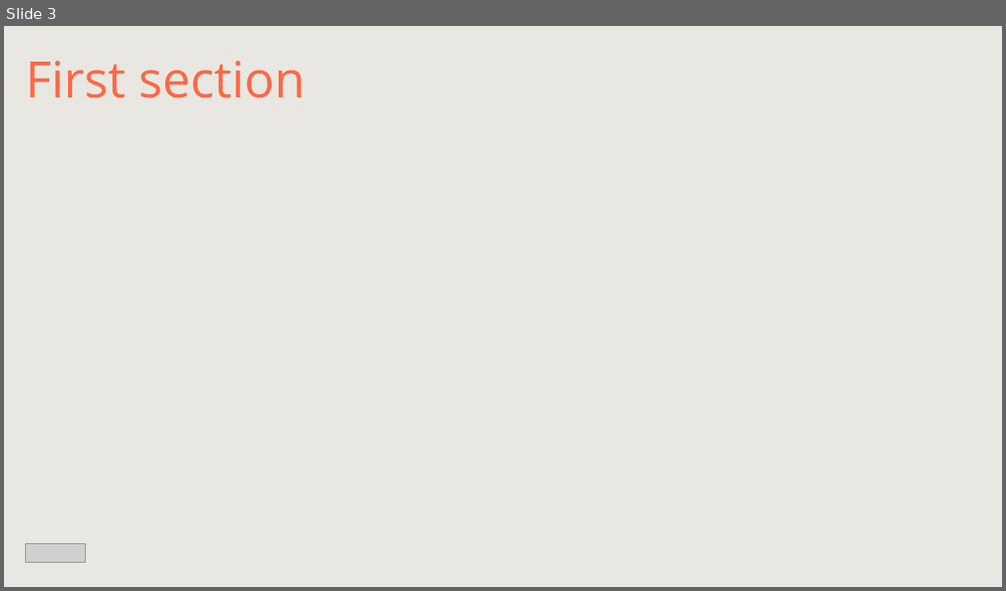
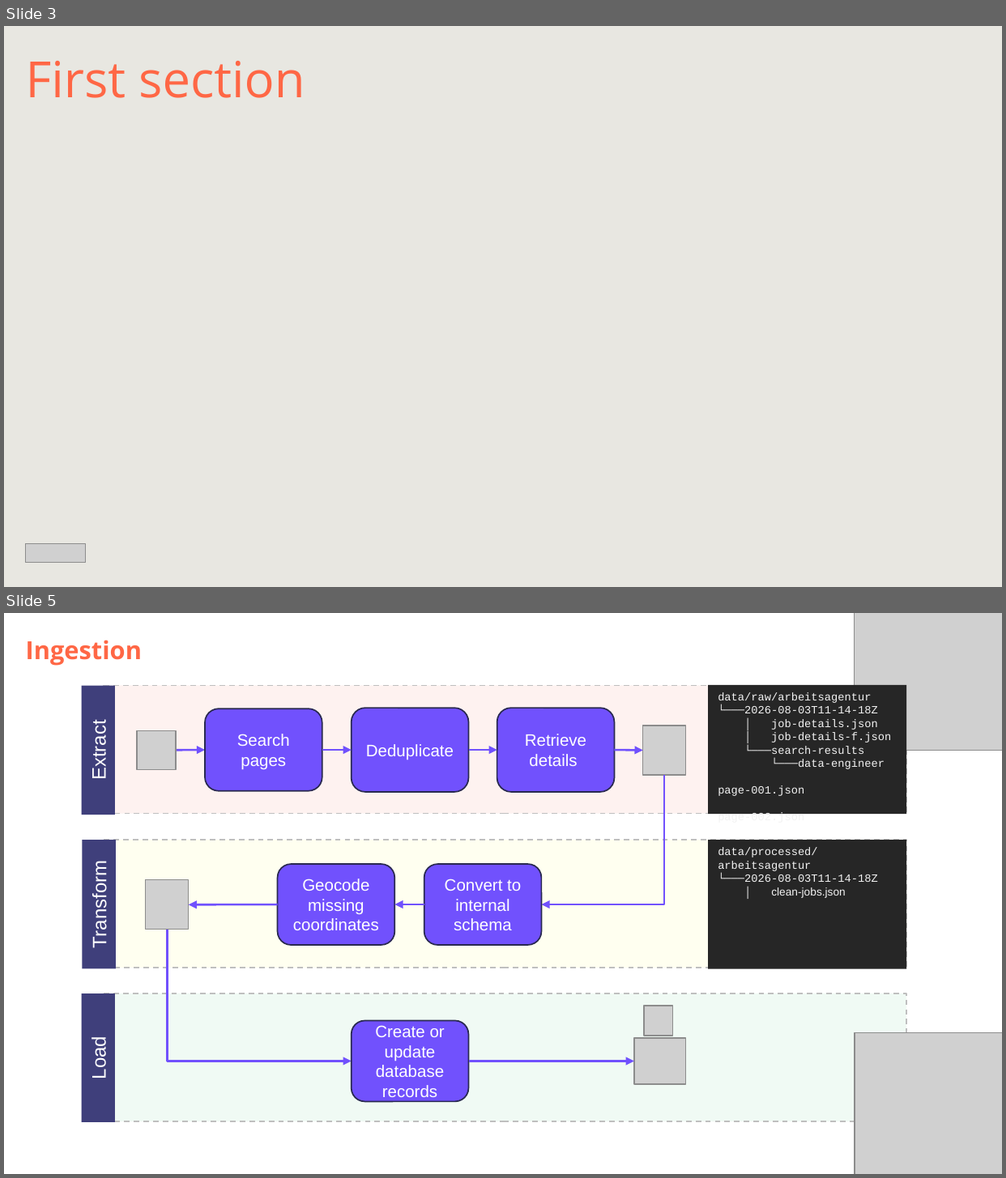
Before and after one commit to DataScientest-Studio/jun26bde-job-market, a slide deck: docs/defence/Defence.pptx. Shown one above the other, each under a label of ours: slide 3 before the commit, slides 3 and 5 after it; the slides between them are not shown. The pictures are 1006x591 and 1006x1178 pixels, drawn with LibreOffice and Linux fonts; fonts in the diff are those of the drawing; grey boxes stand for pictures; background and template pictures are left out. Boxes give left, top, right and bottom in pixels: in the first picture for what was removed or moved away, otherwise in the second. Text is boxed around its words. In the diff, an @@ line names an element or a change of style, - is before the commit and + after.

```diff
--- a/docs/defence/Defence.pptx
+++ b/docs/defence/Defence.pptx
@@ slide 5 added at (x1=4, y1=613, x2=1002, y2=1174), background #FFFFFF @@
@@ picture added at (x1=854, y1=613, x2=1002, y2=751) @@
@@ subtitle added at (x1=26, y1=640, x2=142, y2=666), 18 pt, text #FF6745, bold @@
+Ingestion
@@ rectangle added at (x1=708, y1=685, x2=906, y2=814), fill #262626, 8 pt, text #F2F2F2 @@
+data/raw/arbeitsagentur
+└───2026-08-03T11-14-18Z
+│ job-details.json
+│ job-details-f.json
+└───search-results
+└───data-engineer
+page-001.json
+page-002.json
@@ rectangle added at (x1=81, y1=687, x2=115, y2=815), fill #3F3F7B, 14 pt, text #FFFFFF @@
+Extract
@@ rectangle added at (x1=104, y1=686, x2=906, y2=814), fill #F32C00 at 6% opacity, outline #BFBFBF 1 pt dashed @@
@@ rounded rectangle added at (x1=205, y1=709, x2=322, y2=790), fill #7151FD, outline #292950 1 pt, 12 pt, text #FFFFFF @@
+Search pages
@@ rounded rectangle added at (x1=351, y1=708, x2=468, y2=792), fill #7151FD, outline #292950 1 pt, 12 pt, text #FFFFFF @@
+Deduplicate
@@ rounded rectangle added at (x1=497, y1=708, x2=614, y2=792), fill #7151FD, outline #292950 1 pt, 12 pt, text #FFFFFF @@
+Retrieve details
@@ picture added at (x1=137, y1=730, x2=176, y2=769) @@
@@ picture added at (x1=642, y1=726, x2=685, y2=776) @@
@@ arrow added from (176, 750) to (205, 750), #7151FD 1.5 pt @@
@@ arrow added from (322, 750) to (351, 750), #7151FD 1.5 pt @@
@@ arrow added from (469, 750) to (497, 750), #7151FD 1.5 pt @@
@@ arrow added from (615, 750) to (642, 751), #7151FD 1.5 pt @@
@@ elbow arrow added from (665, 775) to (542, 905), #7151FD 1.5 pt @@
@@ rectangle added at (x1=81, y1=840, x2=115, y2=969), fill #3F3F7B, 14 pt, text #FFFFFF @@
+Transform
@@ rectangle added at (x1=104, y1=840, x2=906, y2=967), fill #FFFF00 at 6% opacity, outline #BFBFBF 1 pt dashed @@
@@ rectangle added at (x1=708, y1=840, x2=906, y2=969), fill #262626, 8 pt, text #F2F2F2 @@
+data/processed/arbeitsagentur
+└───2026-08-03T11-14-18Z
+│ clean-jobs.json
@@ rounded rectangle added at (x1=278, y1=864, x2=394, y2=945), fill #7151FD, outline #292950 1 pt, 12 pt, text #FFFFFF @@
+Geocode missing coordinates
@@ rounded rectangle added at (x1=424, y1=864, x2=541, y2=945), fill #7151FD, outline #292950 1 pt, 12 pt, text #FFFFFF @@
+Convert to internal schema
@@ picture added at (x1=146, y1=880, x2=189, y2=931) @@
@@ arrow added from (278, 905) to (189, 905), #7151FD 1.5 pt @@
@@ arrow added from (424, 905) to (395, 905), #7151FD 1.5 pt @@
@@ elbow arrow added from (167, 930) to (351, 1061), #7151FD 1.5 pt @@
@@ rectangle added at (x1=81, y1=994, x2=115, y2=1122), fill #3F3F7B, 14 pt, text #FFFFFF @@
+Load
@@ rectangle added at (x1=104, y1=995, x2=906, y2=1122), fill #00B050 at 6% opacity, outline #BFBFBF 1 pt dashed @@
@@ rounded rectangle added at (x1=351, y1=1021, x2=468, y2=1102), fill #7151FD, outline #292950 1 pt, 12 pt, text #FFFFFF @@
+Create or update database records
@@ picture added at (x1=644, y1=1006, x2=672, y2=1036) @@
@@ picture added at (x1=633, y1=1038, x2=685, y2=1084) @@
@@ picture added at (x1=854, y1=1033, x2=1002, y2=1174) @@
@@ arrow added from (469, 1061) to (633, 1061), #7151FD 1.5 pt @@
```
Also in this commit, not shown: 2 slides changed, 6 other files.
